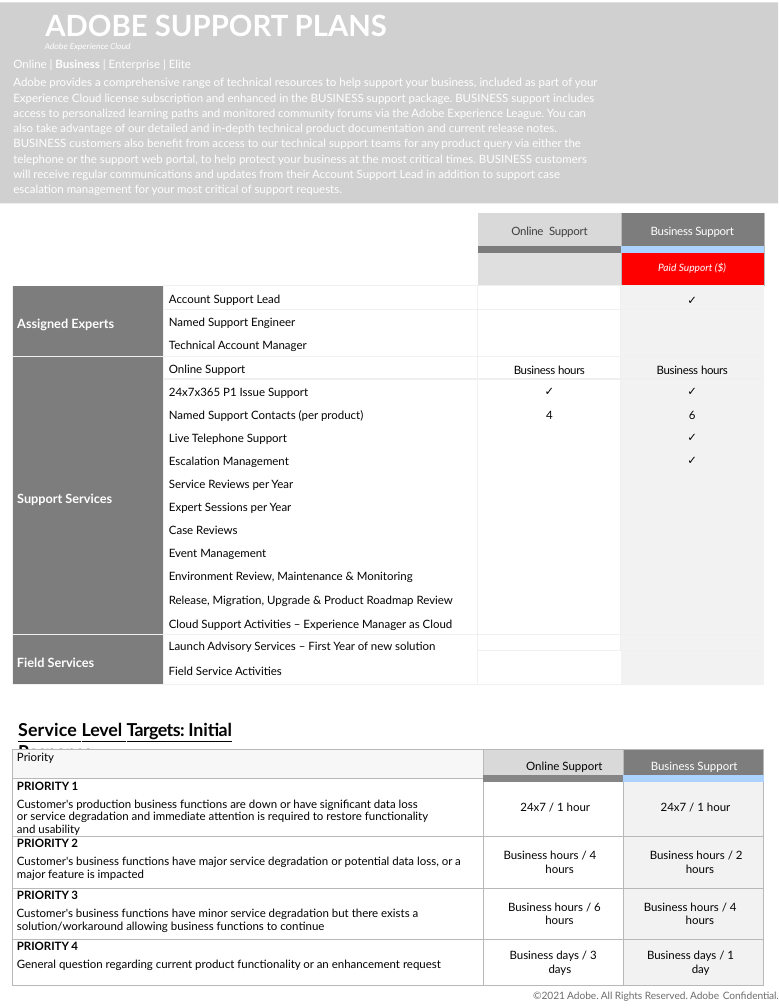
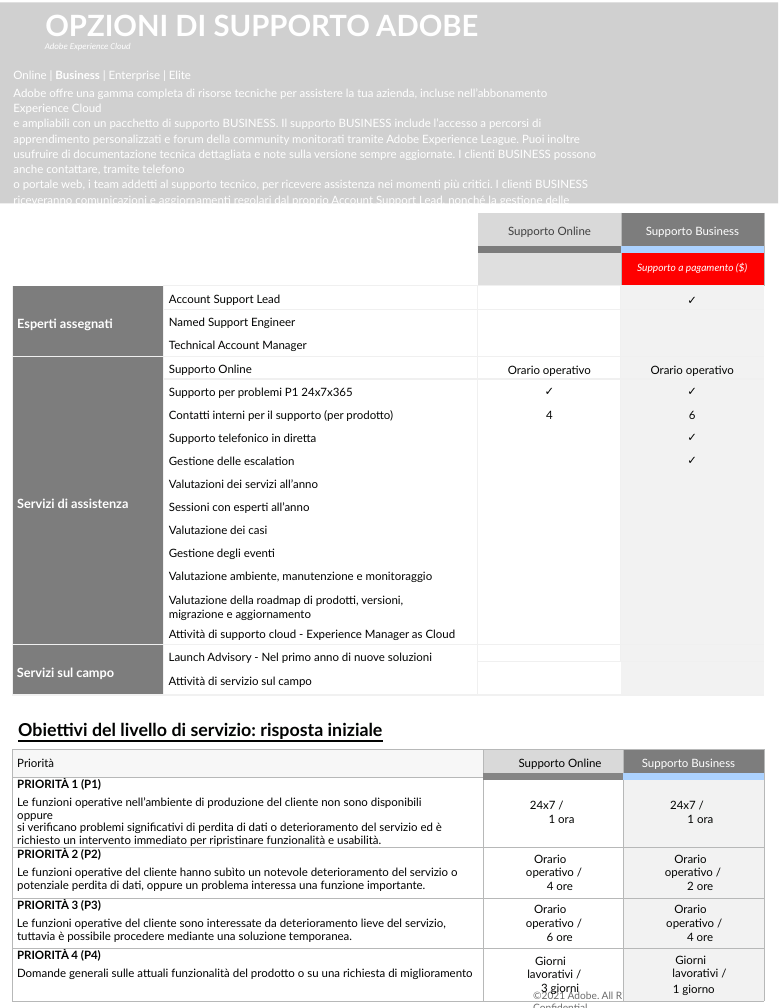
Before and after one commit to AdobeDocs/support-resources.it-IT, a slide deck: slide 1 of help/data-sheets/assets/BusinessSupportDatasheet.pptx. Drawn at 779x1008 pixels with LibreOffice and Linux fonts; fonts in the diff are those of the drawing; grey boxes stand for pictures; background and template pictures are left out. Boxes give left, top, right and bottom in pixels: in the first picture for what was removed or moved away, otherwise in the second. Text is boxed around its words. In the diff, an @@ line names an element or a change of style, - is before the commit and + after.

```diff
--- a/help/data-sheets/assets/BusinessSupportDatasheet.pptx
+++ b/help/data-sheets/assets/BusinessSupportDatasheet.pptx
@@ title at (45, 15, 478, 36): text changed @@
-ADOBE SUPPORT PLANS
+OPZIONI DI SUPPORTO ADOBE
@@ text "Online | Business | Enterprise ...": place and size @@
-text "Online | Business | Enterprise ..." at (13, 60, 598, 180)
+text "Online | Business | Enterprise ..." at (13, 71, 596, 640)
@@ text at (13, 89, 596, 640): text changed @@
-Adobe provides a comprehensive range of technical resources to help support your business, included as part of your Experience Cloud license subscription and enhanced in the BUSINESS support package. BUSINESS support includes access to personalized learning paths and monitored community forums via the Adobe Experience League. You can also take advantage of our detailed and in-depth technical product documentation and current release notes. BUSINESS customers also benefit from access to our technical support teams for any product query via either the telephone or the support web portal, to help protect your business at the most critical times. BUSINESS customers will receive regular communications and updates from their Account Support Lead in addition to support case escalation management for your most critical of support requests.
+Adobe offre una gamma completa di risorse tecniche per assistere la tua azienda, incluse nell’abbonamento Experience Cloud
+e ampliabili con un pacchetto di supporto BUSINESS. Il supporto BUSINESS include l’accesso a percorsi di apprendimento personalizzati e forum della community monitorati tramite Adobe Experience League. Puoi inoltre usufruire di documentazione tecnica dettagliata e note sulla versione sempre aggiornate. I clienti BUSINESS possono anche contattare, tramite telefono
+o portale web, i team addetti al supporto tecnico, per ricevere assistenza nei momenti più critici. I clienti BUSINESS riceveranno comunicazioni e aggiornamenti regolari dal proprio Account Support Lead, nonché la gestione delle escalation per le richieste
+di supporto più critiche.
@@ table at (12, 213, 764, 696) @@
-row 1, column 3: Online Support
+row 1, column 3: Supporto Online
-row 1, column 4: Business Support
+row 1, column 4: Supporto Business
-row 2, column 4: Paid Support ($)
+row 2, column 4: Supporto a pagamento ($)
-row 3, column 1: Assigned Experts
+row 3, column 1: Esperti assegnati
-row 6: Support Services | Online Support | Business hours | Business hours
+row 6: Servizi di assistenza | Supporto Online | Orario operativo | Orario operativo
-row 7, column 2: 24x7x365 P1 Issue Support
+row 7, column 2: Supporto per problemi P1 24x7x365
-row 8, column 2: Named Support Contacts (per product)
+row 8, column 2: Contatti interni per il supporto (per prodotto)
-row 9, column 2: Live Telephone Support
+row 9, column 2: Supporto telefonico in diretta
-row 10, column 2: Escalation Management
+row 10, column 2: Gestione delle escalation
-row 11, column 2: Service Reviews per Year
+row 11, column 2: Valutazioni dei servizi all’anno
-row 12, column 2: Expert Sessions per Year
+row 12, column 2: Sessioni con esperti all’anno
-row 13, column 2: Case Reviews
+row 13, column 2: Valutazione dei casi
-row 14, column 2: Event Management
+row 14, column 2: Gestione degli eventi
-row 15, column 2: Environment Review, Maintenance & Monitoring
+row 15, column 2: Valutazione ambiente, manutenzione e monitoraggio
-row 16, column 2: Release, Migration, Upgrade & Product Roadmap Review
+row 16, column 2: Valutazione della roadmap di prodotti, versioni, migrazione e aggiornamento
-row 17, column 2: Cloud Support Activities – Experience Manager as Cloud
+row 17, column 2: Attività di supporto cloud - Experience Manager as Cloud
-row 18, column 1: Field Services
+row 18, column 1: Servizi sul campo
-row 18, column 2: Launch Advisory Services – First Year of new solution / Field Service Activities
+row 18, column 2: Launch Advisory - Nel primo anno di nuove soluzioni / Attività di servizio sul campo
@@ text at (18, 722, 383, 739): text changed @@
-Service Level Targets: Initial Response
+Obiettivi del livello di servizio: risposta iniziale
@@ table at (12, 750, 763, 999) @@
-row 1: Priority | Online Support | Business Support
+row 1: Priorità | Supporto Online | Supporto Business
-row 2: PRIORITY 1 / Customer's production business functions are down or have significant data loss or service degradation and immediate attention is required to restore functionality and usability | 24x7 / 1 hour | 24x7 / 1 hour
+row 2: PRIORITÀ 1 (P1) / Le funzioni operative nell’ambiente di produzione del cliente non sono disponibili oppure si verificano problemi significativi di perdita di dati o deterioramento del servizio ed è richiesto un intervento immediato per ripristinare funzionalità e usabilità. | 24x7 / 1 ora | 24x7 / 1 ora
-row 3: PRIORITY 2 / Customer's business functions have major service degradation or potential data loss, or a major feature is impacted | Business hours / 4 hours | Business hours / 2 hours
+row 3: PRIORITÀ 2 (P2) / Le funzioni operative del cliente hanno subìto un notevole deterioramento del servizio o potenziale perdita di dati, oppure un problema interessa una funzione importante. | Orario operativo / 4 ore | Orario operativo / 2 ore
-row 4: PRIORITY 3 / Customer's business functions have minor service degradation but there exists a solution/workaround allowing business functions to continue | Business hours / 6 hours | Business hours / 4 hours
+row 4: PRIORITÀ 3 (P3) / Le funzioni operative del cliente sono interessate da deterioramento lieve del servizio, tuttavia è possibile procedere mediante una soluzione temporanea. | Orario operativo / 6 ore | Orario operativo / 4 ore
-row 5: PRIORITY 4 / General question regarding current product functionality or an enhancement request | Business days / 3 days | Business days / 1 day
+row 5: PRIORITÀ 4 (P4) / Domande generali sulle attuali funzionalità del prodotto o su una richiesta di miglioramento | Giorni lavorativi / 3 giorni | Giorni lavorativi / / 1 giorno
@@ text "©2021 Adobe. All Rights Reserved. ..." at (533, 990, 721, 1001): letter spacing -0.1 to 0 pt @@
```
Also in this commit, not shown: 2 other slides changed, 7 other files.
